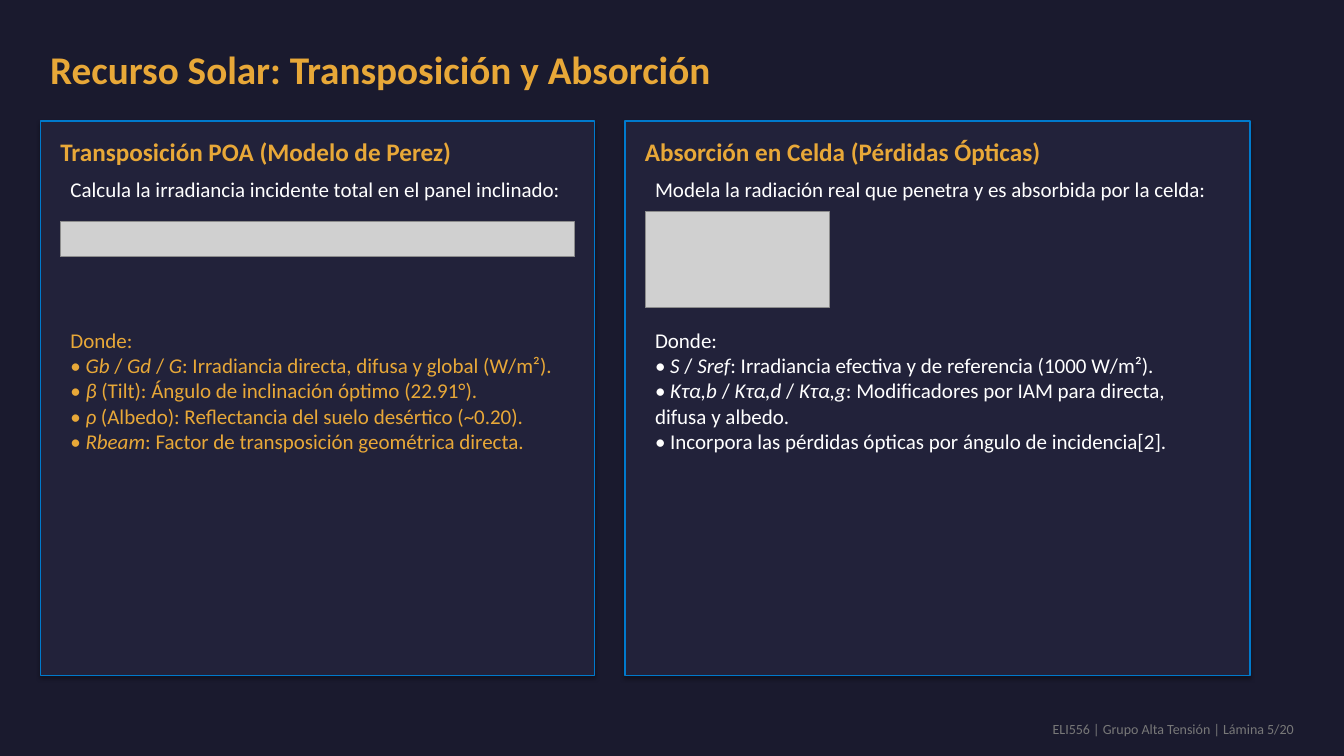
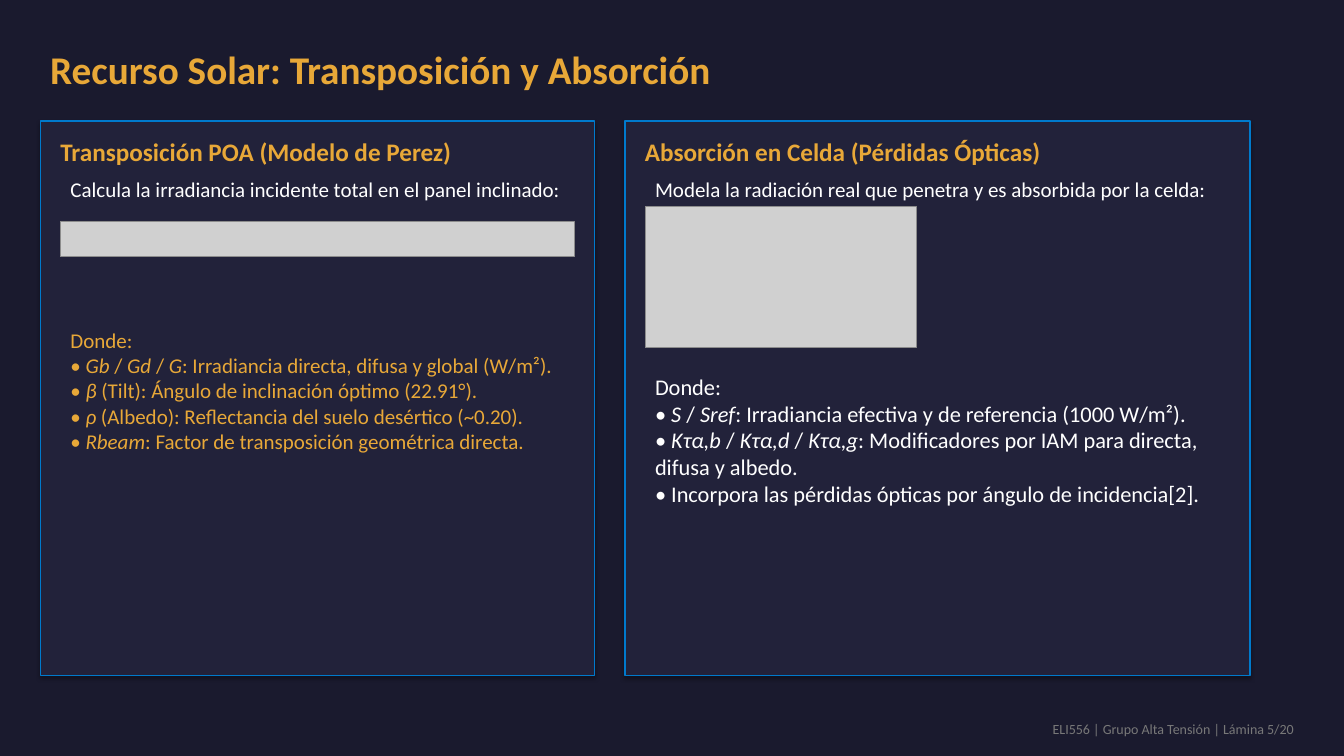
Before and after one commit to theChosen16/t2-paneles, a slide deck: slide 5 of output/Presentacion_Final_ELI556_Atacama.pptx. Drawn at 1344x756 pixels with LibreOffice and Linux fonts; fonts in the diff are those of the drawing; grey boxes stand for pictures. Boxes give left, top, right and bottom in pixels: in the first picture for what was removed or moved away, otherwise in the second. Text is boxed around its words. In the diff, an @@ line names an element or a change of style, - is before the commit and + after.

Commit message:
Aumenta el tamaño vertical de la ecuacion de absorcion en la slide 5 y el tamaño del glosario

```diff
--- a/output/Presentacion_Final_ELI556_Atacama.pptx
+++ b/output/Presentacion_Final_ELI556_Atacama.pptx
@@ picture: place and size @@
-picture at bbox=[645, 212, 830, 308]
+picture at bbox=[645, 207, 917, 348]
@@ text "Donde:": place and size @@
-text "Donde:" at bbox=[655, 333, 1166, 453]
+text "Donde:" at bbox=[655, 379, 1199, 506]
@@ text "Donde:" at bbox=[655, 379, 1199, 506]: size 15 to 16 pt @@
```
Also in this commit, not shown: 2 other files.
